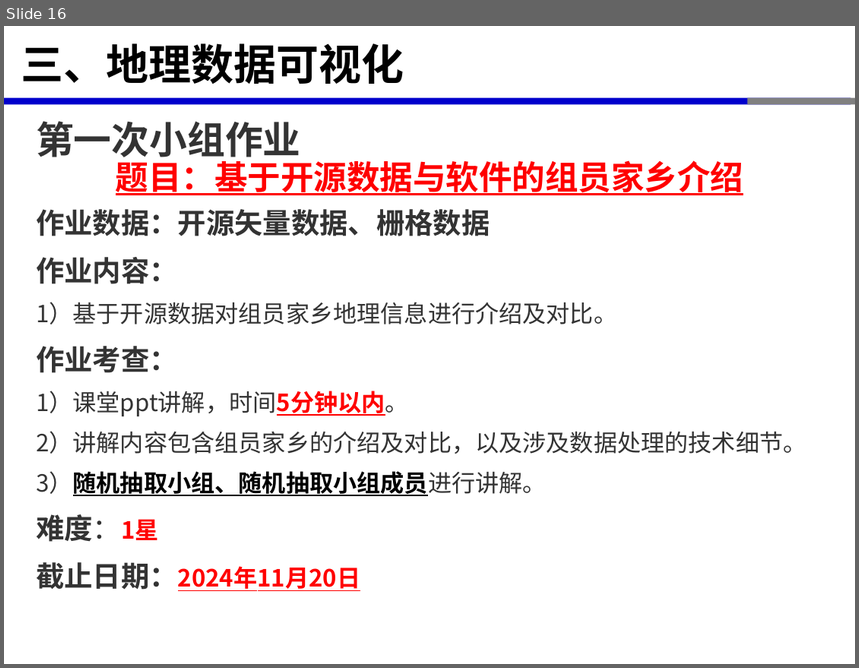
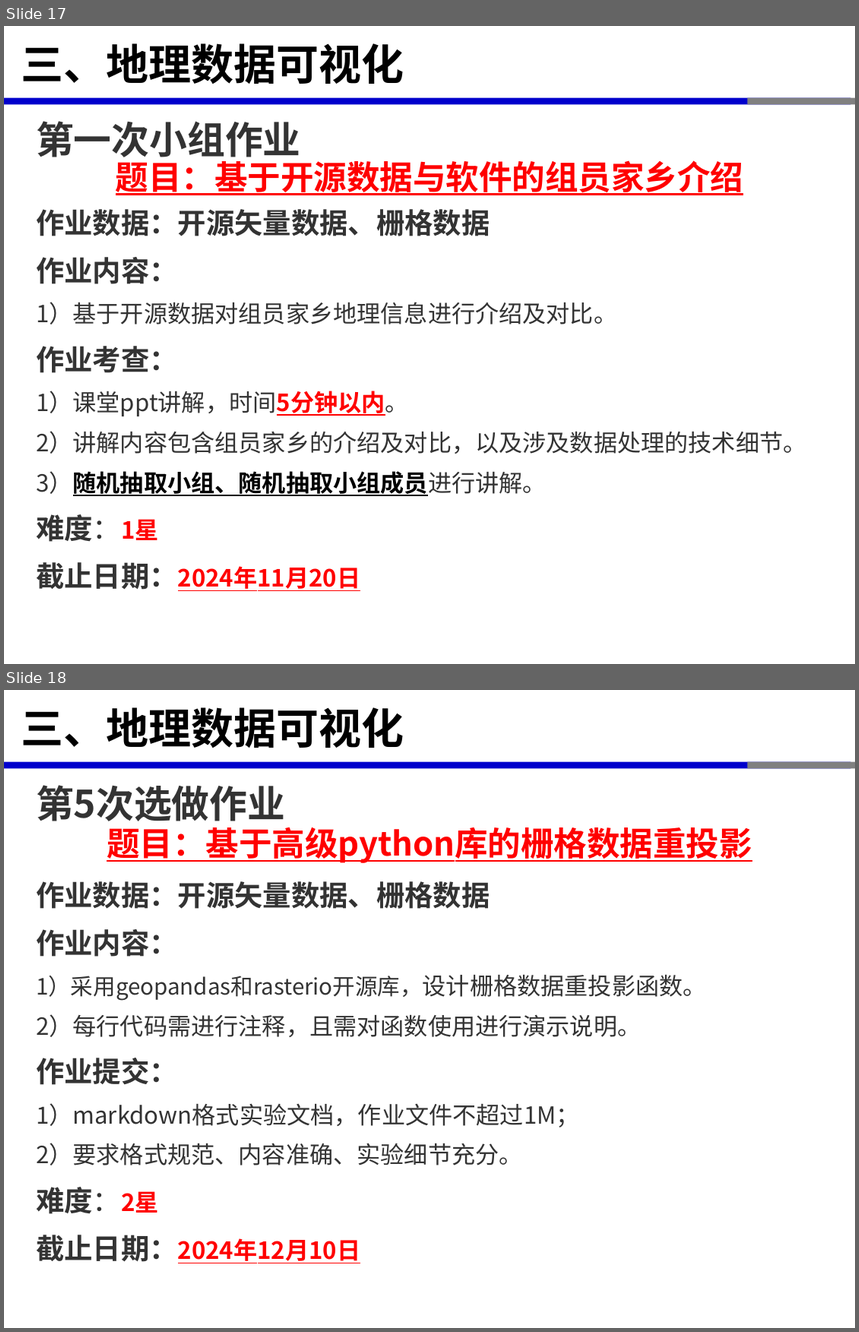
Before and after one commit to xinluo2018/open-source-gis-course, a slide deck: 第6章-GIS数据处理高级Python库-8课时/第6章-GIS数据处理高级Python库.pptx. Shown one above the other, each under a label of ours: slide 16 before the commit, slides 17 and 18 after it. The pictures are 859x668 and 859x1332 pixels, drawn with LibreOffice and Linux fonts; fonts in the diff are those of the drawing. Boxes give left, top, right and bottom in pixels: in the first picture for what was removed or moved away, otherwise in the second. Text is boxed around its words. In the diff, an @@ line names an element or a change of style, - is before the commit and + after.

```diff
--- a/第6章-GIS数据处理高级Python库-8课时/第6章-GIS数据处理高级Python库.pptx
+++ b/第6章-GIS数据处理高级Python库-8课时/第6章-GIS数据处理高级Python库.pptx
@@ slide 18 added at (4, 690, 855, 1328), background #FFFFFF; not listed: 3 template elements that a slide beside it also shows @@
@@ title added at (21, 707, 404, 748), 36 pt, text #000000, bold @@
+三、地理数据可视化
@@ text added at (36, 785, 285, 821), 32 pt, text #333333, bold @@
+第5次选做作业
@@ text added at (107, 827, 753, 863), 28 pt, text #FF0000, bold, underline @@
+题目：基于高级python库的栅格数据重投影
@@ text added at (36, 882, 707, 1264), 20 pt, text #333333 @@
+作业数据：开源矢量数据、栅格数据
+作业内容：
+1）采用geopandas和rasterio开源库，设计栅格数据重投影函数。
+2）每行代码需进行注释，且需对函数使用进行演示说明。
+作业提交：
+1）markdown格式实验文档，作业文件不超过1M；
+2）要求格式规范、内容准确、实验细节充分。
+难度：2星
+截止日期：2024年12月10日
@@ what was slide 16 is now slide 17 @@
```
Also in this commit, not shown: 4 slides changed, 3 other slides added, 1 slide removed, 7 other files.
